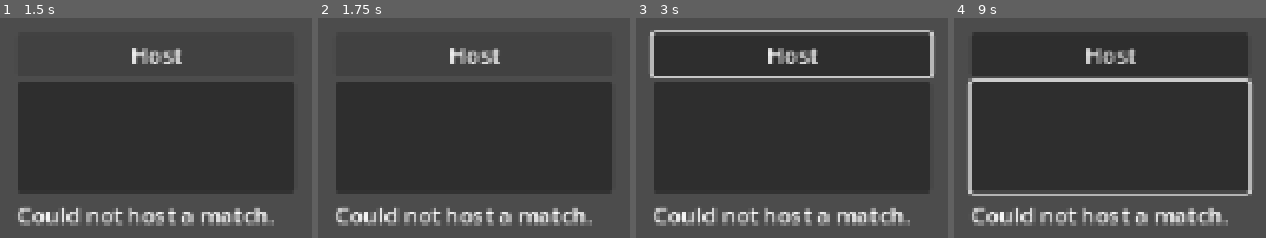
Above: before the commit, frames 1-4 (left to right).
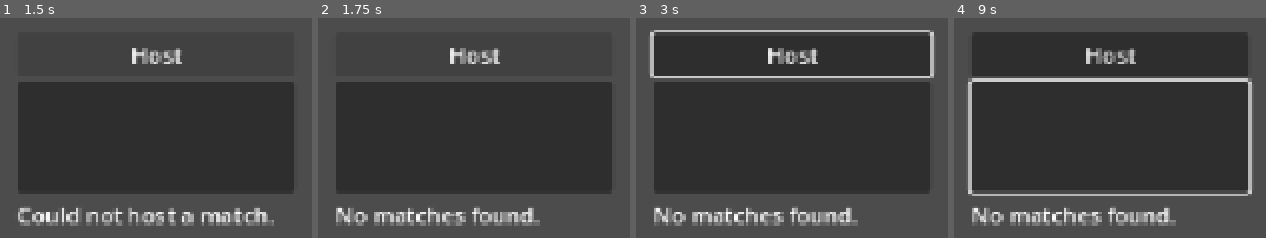
Above: after the commit, the same moments.

Repository: Path-Shards/godot-multiplayer-step-by-step
Game: Godot game, scene res://Main.tscn
Two runs of this game, one before a commit and one after it. Both use one fixed random seed, a clock stepped at 60 frames per second and the inputs below.
Inputs (mouse positions are in pixels of both pictures, inside the frame that each line leads up to):
- Up to frame 1 (1.5 s): tap Enter at 0.5 s; move the mouse to (outside the picture) at 0.52 s; hold Right (ui_right) 0.53-1.25 s; hold Shift 0.53-1.25 s; click (outside the picture) at 0.67 s; click "Host" at 1.25 s
- Up to frame 2 (1.75 s): no input
- Up to frame 3 (3 s): drag from (outside the picture) to (outside the picture) at 2.02 s; move the mouse to (outside the picture) at 2.77 s; hold Right (ui_right) from 2.78 s (still down); tap Ctrl at 2.85 s
- Up to frame 4 (9 s): release Right (ui_right) at 3.5 s; drag from (outside the picture) to (outside the picture) at 3.52 s; move the mouse to (outside the picture) at 4.27 s; hold Left (ui_left) 4.28-5 s; tap Alt at 4.35, 8.85 s; drag from (outside the picture) to (outside the picture) at 5.02 s; move the mouse to (1191, 132) at 5.77 s; hold Down (ui_down) 5.78-6.5 s; hold Shift 5.78-6.5 s; click (1191, 132) at 5.92 s; tap Space at 6.5 s; drag from (outside the picture) to (outside the picture) at 6.52 s; tap Enter at 7.25 s; move the mouse to (outside the picture) at 7.27 s; hold Up (ui_up) 7.28-8 s; tap Ctrl at 7.35 s; drag from (outside the picture) to (outside the picture) at 8.02 s; move the mouse to (outside the picture) at 8.77 s; hold Down (ui_down) from 8.78 s (still down)

Frame 1 is identical in both runs. In frame 2, 4.0% of the frame differs, in the area x 5-88%, y 86-95%; in frame 3, 4.0%; in frame 4, 4.0%.

Commit message:
feat(network): find open matches on the local network over UDP
Hosting now advertises itself; searching listens for those
announcements and lists every match found, so joining takes a click on
the list instead of an address.

Diff:
--- a/lobby/Lobby.tscn
+++ b/lobby/Lobby.tscn
@@ -2,8 +2,9 @@
 
 [ext_resource type="Script" uid="uid://dsaciurjobbl5" path="res://lobby/lobby.gd" id="1_73r88"]
 [ext_resource type="Script" uid="uid://bpxrej3smj03p" path="res://network/connection.gd" id="1_ntgqb"]
+[ext_resource type="Script" uid="uid://dui8xdm7w0f01" path="res://network/discovery.gd" id="3_8nj80"]
 
-[node name="Lobby" type="Control" unique_id=1086728968 node_paths=PackedStringArray("connection")]
+[node name="Lobby" type="Control" unique_id=1086728968 node_paths=PackedStringArray("connection", "discovery")]
 layout_mode = 3
 anchors_preset = 15
 anchor_right = 1.0
@@ -12,6 +13,7 @@
 grow_vertical = 2
 script = ExtResource("1_73r88")
 connection = NodePath("Connection")
+discovery = NodePath("Discovery")
 
 [node name="Background" type="ColorRect" parent="." unique_id=1242061753]
 layout_mode = 1
@@ -60,4 +62,17 @@
 [node name="Connection" type="Node" parent="." unique_id=1984874610]
 script = ExtResource("1_ntgqb")
 
+[node name="Discovery" type="Node" parent="." unique_id=977225002]
+script = ExtResource("3_8nj80")
+
+[node name="AdvertiseTimer" type="Timer" parent="." unique_id=933416418]
+
+[node name="RefreshTimer" type="Timer" parent="." unique_id=825393306]
+wait_time = 0.5
+autostart = true
+
 [connection signal="pressed" from="Controls/HostButton" to="." method="_on_host_button_pressed"]
+[connection signal="item_selected" from="Controls/MatchList" to="." method="_on_match_list_item_selected"]
+[connection signal="pressed" from="Controls/JoinButton" to="." method="_on_join_button_pressed"]
+[connection signal="timeout" from="AdvertiseTimer" to="." method="_on_advertise_timer_timeout"]
+[connection signal="timeout" from="RefreshTimer" to="." method="_on_refresh_timer_timeout"]
--- a/lobby/lobby.gd
+++ b/lobby/lobby.gd
@@ -2,19 +2,28 @@
 
 const NO_MATCHES_MESSAGE := "No matches found."
 const HOST_FAILED_MESSAGE := "Could not host a match."
+const JOIN_FAILED_MESSAGE := "Could not join that match."
 
 @export var connection: Connection
+@export var discovery: Discovery
+
+var _matches: Array = []
+var _selected_address := ""
+var _match_list_rule := MatchList.new()
 
 @onready var _host_button: Button = $Controls/HostButton
 @onready var _match_list: ItemList = $Controls/MatchList
 @onready var _join_button: Button = $Controls/JoinButton
 @onready var _waiting_label: Label = $Controls/WaitingLabel
 @onready var _message_label: Label = $Controls/MessageLabel
+@onready var _advertise_timer: Timer = $AdvertiseTimer
+@onready var _refresh_timer: Timer = $RefreshTimer
 
 
 func _ready() -> void:
 	multiplayer.peer_connected.connect(_on_peer_connected)
-	_message_label.text = NO_MATCHES_MESSAGE
+	discovery.start_listening()
+	_redraw_matches()
 
 
 func _on_host_button_pressed() -> void:
@@ -24,12 +33,51 @@
 	_show_waiting()
 
 
+func _on_match_list_item_selected(index: int) -> void:
+	_selected_address = _matches[index]["address"]
+	_join_button.visible = true
+
+
+func _on_join_button_pressed() -> void:
+	if connection.join(_selected_address, Connection.PORT) != Connection.Result.NONE:
+		_message_label.text = JOIN_FAILED_MESSAGE
+
+
+func _on_refresh_timer_timeout() -> void:
+	discovery.start_listening()
+	var now := Time.get_ticks_msec() / 1000.0
+	for address in discovery.receive_announcements():
+		_matches = _match_list_rule.register(_matches, address, now)
+	_matches = _match_list_rule.drop_expired(_matches, now)
+	_redraw_matches()
+
+
+func _on_advertise_timer_timeout() -> void:
+	discovery.advertise()
+
+
+func _redraw_matches() -> void:
+	_match_list.clear()
+	for found in _matches:
+		_match_list.add_item(found["address"])
+	if _selected_address != "":
+		for index in _matches.size():
+			if _matches[index]["address"] == _selected_address:
+				_match_list.select(index)
+	_join_button.visible = _selected_address != ""
+	_message_label.text = "" if _matches.size() > 0 else NO_MATCHES_MESSAGE
+
+
 func _show_waiting() -> void:
 	_host_button.visible = false
 	_match_list.visible = false
 	_join_button.visible = false
 	_message_label.text = ""
 	_waiting_label.visible = true
+	_refresh_timer.stop()
+	discovery.stop_listening()
+	discovery.advertise()
+	_advertise_timer.start()
 
 
 func _on_peer_connected(_peer_id: int) -> void:
